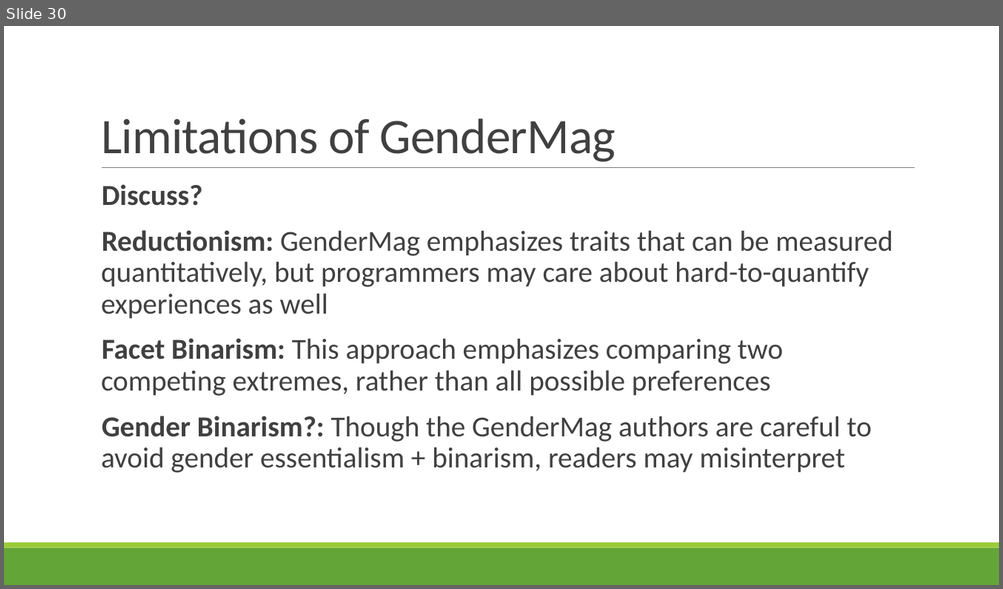
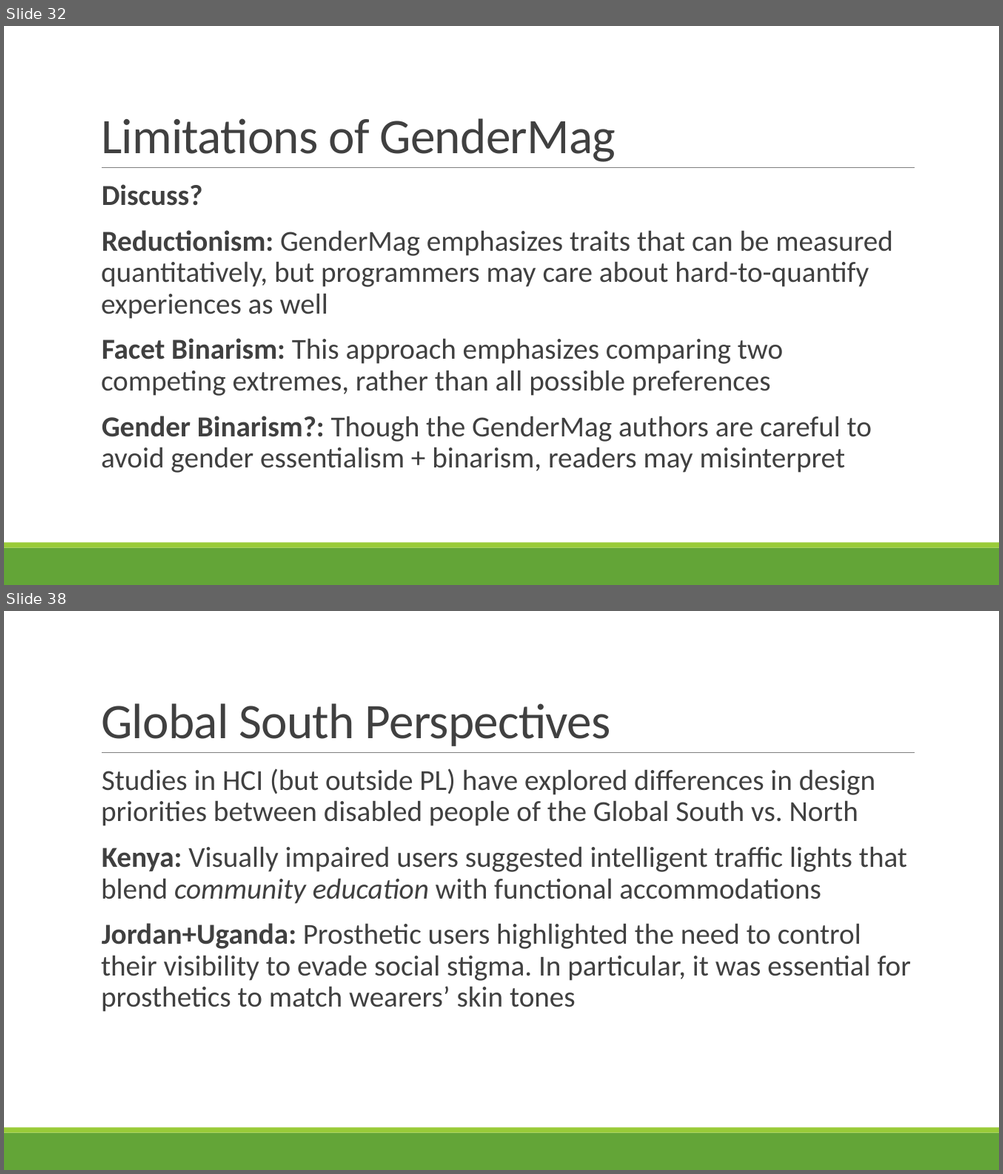
Before and after one commit to rbohrer/pl-course, a slide deck: LectureSlides/10GenderDisability.pptx. Shown one above the other, each under a label of ours: slide 30 before the commit, slides 32 and 38 after it; the slides between them are not shown. The pictures are 1003x589 and 1003x1174 pixels, drawn with LibreOffice and Linux fonts; fonts in the diff are those of the drawing. Boxes give left, top, right and bottom in pixels: in the first picture for what was removed or moved away, otherwise in the second. Text is boxed around its words. In the diff, an @@ line names an element or a change of style, - is before the commit and + after.

```diff
--- a/LectureSlides/10GenderDisability.pptx
+++ b/LectureSlides/10GenderDisability.pptx
@@ slide 38 added at box(4, 611, 999, 1170), background #FFFFFF; not listed: 3 template elements that a slide beside it also shows @@
@@ title added at box(101, 703, 611, 746), 48 pt, text #404040 @@
+Global South Perspectives
@@ text added at box(101, 769, 910, 1012), 28 pt, text #404040 @@
+  Studies in HCI (but outside PL) have explored differences in design priorities between disabled people of the Global South vs. North
+  Kenya: Visually impaired users suggested intelligent traffic lights that blend community education with functional accommodations
+  Jordan+Uganda: Prosthetic users highlighted the need to control their visibility to evade social stigma. In particular, it was essential for prosthetics to match wearers’ skin tones
@@ what was slide 30 is now slide 32 @@
```
Also in this commit, not shown: 3 slides changed, 19 other slides added, 1 slide removed.
